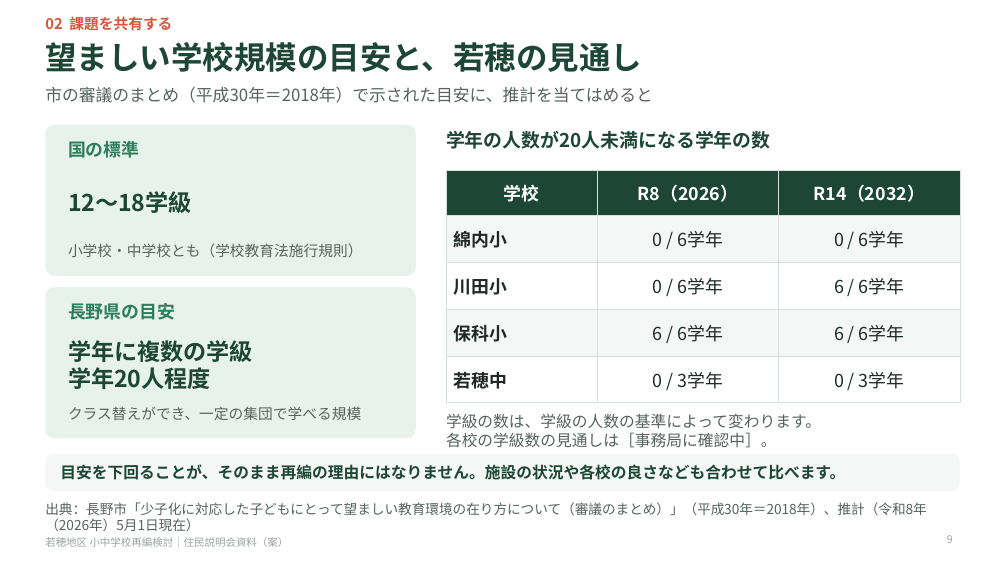
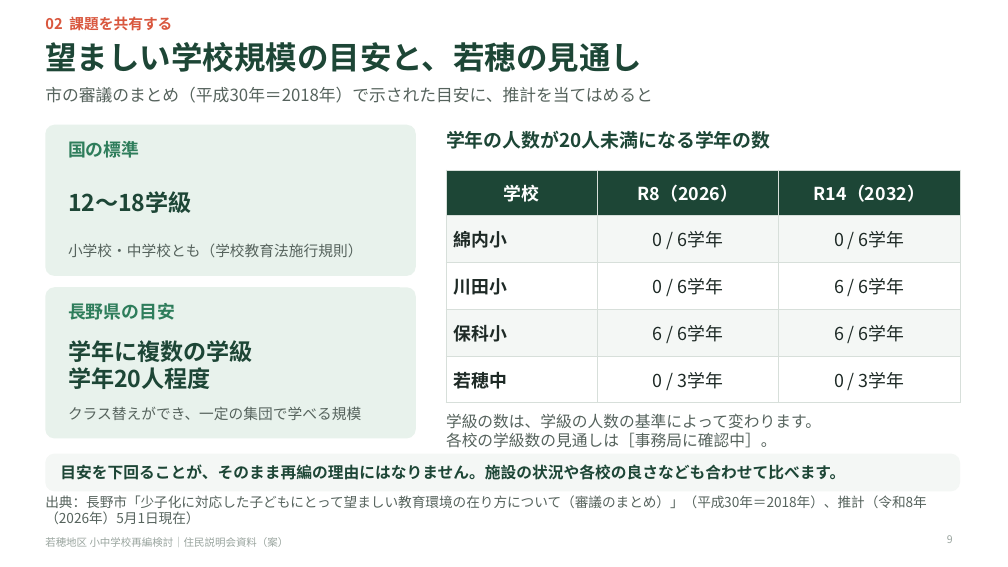
Before and after one commit to Masaki12008/GS, a slide deck: slide 9 of output/若穂地区_住民説明会資料_配布用短縮版.pptx. Drawn at 1008x567 pixels with LibreOffice and Linux fonts; fonts in the diff are those of the drawing. Boxes give left, top, right and bottom in pixels: in the first picture for what was removed or moved away, otherwise in the second. Text is boxed around its words. In the diff, an @@ line names an element or a change of style, - is before the commit and + after.

```diff
--- a/output/若穂地区_住民説明会資料_配布用短縮版.pptx
+++ b/output/若穂地区_住民説明会資料_配布用短縮版.pptx
@@ text "出典：長野市「少子化に対応した子どもにとって望ましい教育環境の在り方について（審議のまとめ）」（平成30年＝2018年） ...": place and size @@
-text "出典：長野市「少子化に対応した子どもにとって望ましい教育環境の在り方について（審議のまとめ）」（平成30年＝2018年） ..." at <box>45,502,927,531</box>
+text "出典：長野市「少子化に対応した子どもにとって望ましい教育環境の在り方について（審議のまとめ）」（平成30年＝2018年） ..." at <box>45,495,927,524</box>
```
Also in this commit, not shown: 25 other slides changed, 10 other files.
